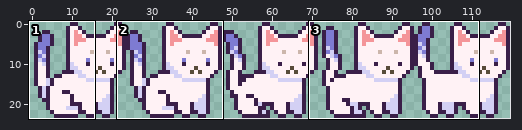
One commit to this sprite sheet: assets/graphics/Animation/Sheets/Cat/idle/Idle right/idle_animation_right_sitting-Sheet.png. The first picture is a wide view before the edit; the outline marks the close-up.
Close-up. As it was:
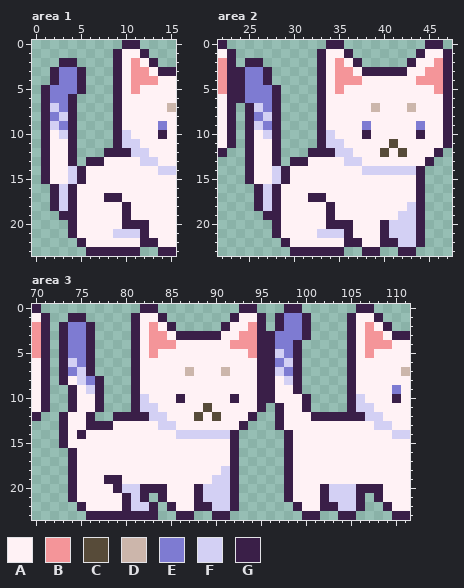
The file is 120x24 pixels. Shown: area 1: x 0..15, y 0..23; area 2: x 22..47, y 0..23; area 3: x 70..111, y 0..23.
Palette (. is transparent): A #fff2f5  B #f49599  C #574b39  D #ccb6ab  E #7e7bd2  F #d3d0f4  G #3a1f48
Pixels before, area 1, first column x 1:
 0 .........GG....
 1 ........GAAG...
 2 ..GG....GABAG..
 3 .GEEG...GABBAGG
 4 .GEEG...GABBBAA
 5 GEEEG...GABAAAA
 6 GEEG....GAAAAAA
 7 GFEG....GAAAAAD
 8 GEFG....GAAAAAA
 9 GFEG....GAAAAEA
10 GAFG....GFAAAGA
11 GAAG....GFFAAAA
12 GAAG...GGGFFAAA
13 GAAG.GGAAAAFFAA
14 GAAFGAAAAAAAAFF
15 GAAFGAAAAAAAAAA
16 .GFGAAAAAAAAAAA
17 .GFGAAAGGAAAAAA
18 .GFGAAAAAGAAAAA
19 ..GGAAAAAGAAAAA
20 ...GAAAAAGGGAAA
21 ...GAAAAFFFGAAA
22 ....GAAAAAAGGAA
23 .....GGGGGG..GG
Pixels before, area 2, first column x 22:
 0 G...........GG.........GG.
 1 AG.........GAAG.......GAAG
 2 BG.GG......GABAG.....GAABG
 3 BGGEEG.....GABBAGGGGGAABBG
 4 BGGEEG.....GABBBAAAAAABBBG
 5 BGGEEEG....GABAAAAAAAAAABG
 6 AGGEEEG....GAAAAAAAAAAAAAG
 7 AG.GFEG....GAAAAADAAADAAAG
 8 AG.GEFG....GAAAAAAAAAAAAAG
 9 AG.GFEG....GAAAAEAAAAAEAAG
10 AG.GAFG....GFAAAGAAAAAGAAG
11 AG.GAAG....GFFAAAAACAAAAAG
12 G..GAAG...GGGFFAAACACAAAG.
13 ...GAAG.GGAAAAFFAAAAAAAG..
14 ...GAAFGAAAAAAAAFFFFFFG...
15 ...GAAFGAAAAAAAAAAAAAAG...
16 ....GFGAAAAAAAAAAAAAAAG...
17 ....GFGAAAGGAAAAAAAAAAG...
18 ....GFGAAAAAGAAAAAAAAFG...
19 .....GGAAAAAGAAAAAAAFFG...
20 ......GAAAAAGGGAAAGFFFG...
21 ......GAAAAFFFGAAAGFFFG...
22 .......GAAAAAAGGAAGGFFG...
23 ........GGGGGG..GG..GG....
Pixels before, area 3, first column x 70:
 0 G...........GG.........GG...GG......GG....
 1 AG..GG.....GAAG.......GAAG.GEEG....GAAG...
 2 BG.GEEG....GABAG.....GAABG.GEEG....GABAG..
 3 BG.GEEG....GABBAGGGGGAABBGGEEEG....GABBAGG
 4 BG.GEEG....GABBBAAAAAABBBGGEEG.....GABBBAA
 5 BG.GEEG....GABAAAAAAAAAABGGFEG.....GABAAAA
 6 AG.GFEG....GAAAAAAAAAAAAAGGEFG.....GAAAAAA
 7 AG.GEFG....GAAAAADAAADAAAGGFEG.....GAAAAAD
 8 AG.GAFEG...GAAAAAAAAAAAAAGGAFG.....GAAAAAA
 9 AG..GAFG...GAAAAAAAAAAAAAGGAAG.....GAAAAEA
10 AG..GAAG...GFAAAGAAAAAGAAGGAAAG....GFAAAGA
11 AG..GAAG...GFFAAAAACAAAAAG.GAAG....GFFAAAA
12 G..GAAG..GGGGFFAAACACAAAG..GAAAGGGGGGFFAAA
13 ...GAAGGGAAAAAFFAAAAAAAG...GAAAAAAAAAAFFAA
14 ...GAGAAAAAAAAAAFFFFFFG.....GAAAAAAAAAAAFF
15 ...GAAAAAAAAAAAAAAAAAAG.....GAAAAAAAAAAAAA
16 ....GAAAAAAAAAAAAAAAAAG.....GAAAAAAAAAAAAA
17 ....GAAAAAAAAAAAAAAAAAG.....GAAAAAAAAAAAAA
18 ....GAAAAAAAAAAAAAAAAFG.....GAAAAAAAAAAAAA
19 ....GAAAGGAAAAAAAAAAFFG.....GAAAAAAAAAAAAA
20 ....GAAAAGFFGGGAAAGFFFG.....GAAAGFFFGGGAAA
21 ....GAAAAAGFG.GAAAGFFFG.....GAAAGFFFG.GAAA
22 .....GAAAAGFFG.GAAGGFFG......GAAGGFFG..GAA
23 ......GGGGGGGG..GG..GG........GG..GG....GG
After:
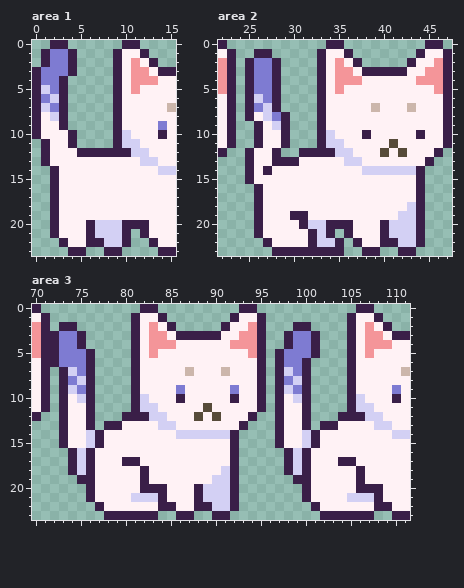
Change:
Changed rows in their new state; - is an unchanged pixel.
Area 1:
first column x 0:
 0 --GG---------
 1 -GEEG--------
 2 -GEE---------
 3 GEE-G.-------
 4 GEEG..-------
 5 GF-G..-------
 6 GEFG.--------
 7 GFEG.--------
 8 GAFG.--------
 9 GAAG.--------
10 GA-A---------
12 ----AGGG-----
13 ----AAAA-----
14 -.G-AA-------
15 -.G-AA-------
16 ---AA--------
17 ---AA---AA---
18 ---AA-----A--
19 --GAA-----A--
20 --GAA-GFFF---
21 --GAA-GFF-G.-
22 ---GAAGGFFG..
23 ----GG..--..-
Area 2:
first column x 24:
 1 --GG-----------------
 2 --EEG----------------
 3 .G-EG----------------
 4 .G-EG----------------
 5 .G-------------------
 6 .GF------------------
 7 --EF-----------------
 8 --A-EG---------------
 9 -.GAFG--------A-----A
10 -.GAAG---------------
11 -.G-AG---------------
12 -------G-------------
13 -----G-A-------------
14 ---GAA---------------
15 ----AA---------------
16 ---AA----------------
17 ---AA---AA-----------
18 ---AA-----A----------
19 --GAA-GG--A----------
20 --GAA--GFF-----------
21 --GAA---G-G.---------
22 ---GAA--GFFG.--------
23 ----GG---------------
Area 3:
first column x 72:
 0 --------------------------..---------
 1 --..---------------------....--------
 2 --G..--------------------..G---------
 3 GE-G.-------------------..G-EG-------
 4 GE-G.-------------------..GEEG-------
 5 GE----------------------.G-EEG-------
 6 GEE---------------------.GEEG--------
 7 --FE--------------------.GFEG--------
 8 --E-G.------------------.GEFG--------
 9 -GFEG.--------E-----E---.GFEG--------
10 -GAFG.------------------.G-F---------
11 -GA-G.-------------------------------
12 -------.--------------------G...-----
13 -----.-G--------------------G.GG-----
14 ---AFG-------------------GA-FG-------
15 ----FG-------------------GA-FG-------
16 ---FG----------------------FG--------
17 ---FG---GG-----------------FG---GG---
18 ---FG-----G----------------FG-----G--
19 --.GG-AA--G---------------.GG-----G--
20 --..G--AAA----------------..G-AAAA---
21 --..G---A-FF--------------..G-AAA-FF-
22 ---..G--AAAAG--------------..GAAAAAAG
23 ----..----------------------..GG--GG-
Boxes around the changes in both close-ups, in picture pixels (x1, y1, x2, y2):
changed: (32, 40, 149, 256)
changed: (236, 49, 353, 256)
changed: (362, 121, 371, 130)
changed: (416, 121, 425, 130)
changed: (230, 304, 383, 520)
changed: (50, 313, 167, 520)
changed: (176, 385, 185, 394)
